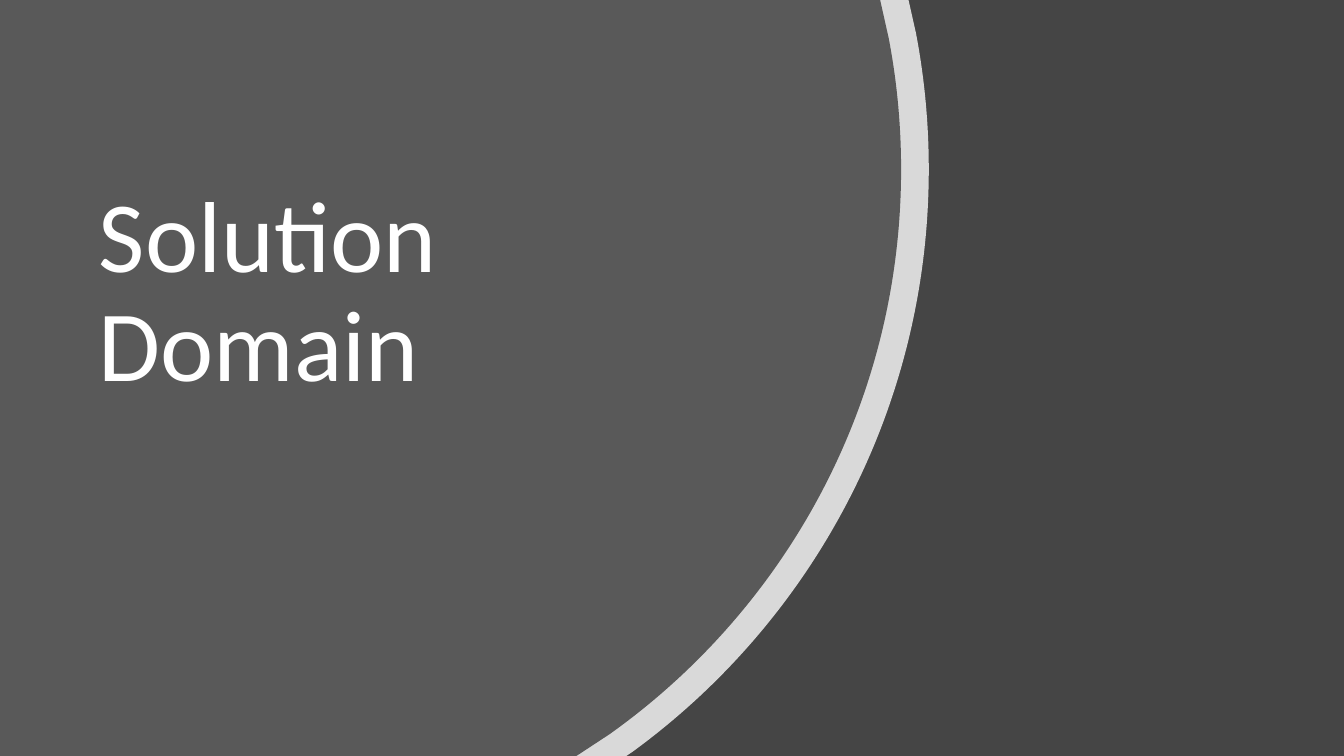
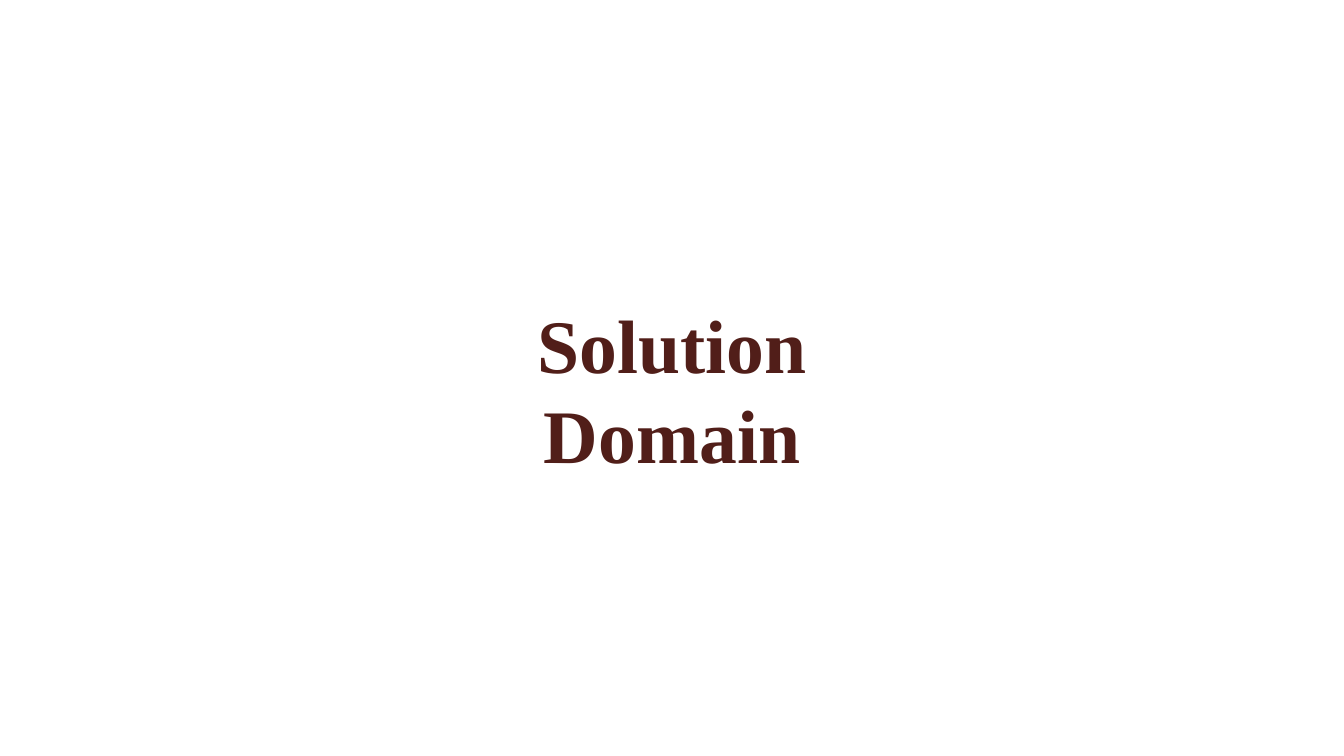
Before and after one commit to VikalpRusia/MineSweeper, a slide deck: slide 9 of documents/ppt/minesweeper_ppt.pptx (slide 8 before the commit). Drawn at 1344x756 pixels with LibreOffice and Linux fonts; fonts in the diff are those of the drawing; background and template pictures are left out. Boxes give left, top, right and bottom in pixels: in the first picture for what was removed or moved away, otherwise in the second. Text is boxed around its words. In the diff, an @@ line names an element or a change of style, - is before the commit and + after.

```diff
--- a/documents/ppt/minesweeper_ppt.pptx
+++ b/documents/ppt/minesweeper_ppt.pptx
@@ background #454545 to picture (left out) @@
@@ freeform shape removed at bbox=[0, 0, 930, 756] @@
@@ freeform shape removed at bbox=[0, 0, 901, 756] @@
@@ text at bbox=[538, 320, 807, 464]: text changed; size 72 to 54 pt; font Calibri to Times New Roman; text colour #FFFFFF to #511E19; bold on @@
-Solution Domain
+Solution
+Domain
```
Also in this commit, not shown: 10 other slides changed, 6 slides added, 3 slides removed.
